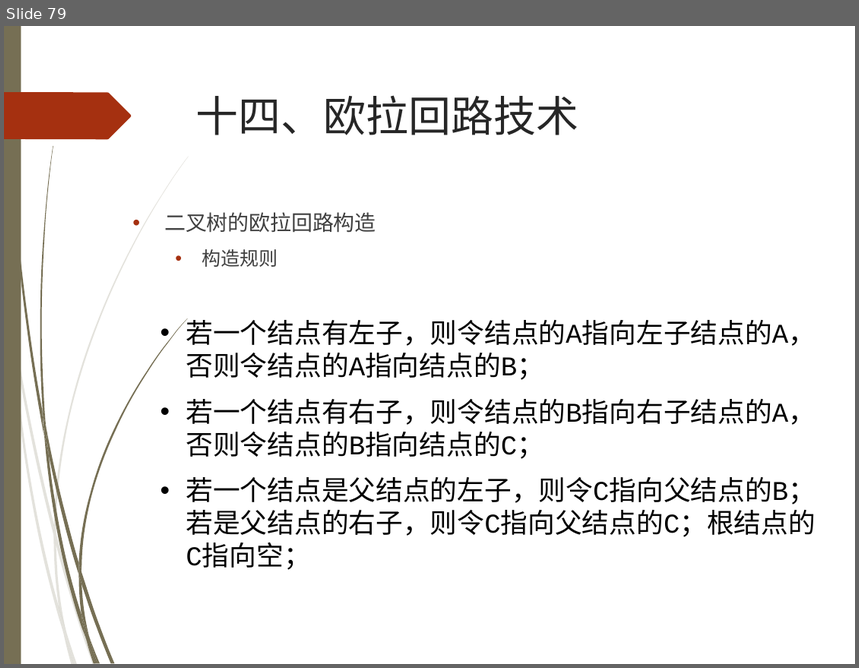
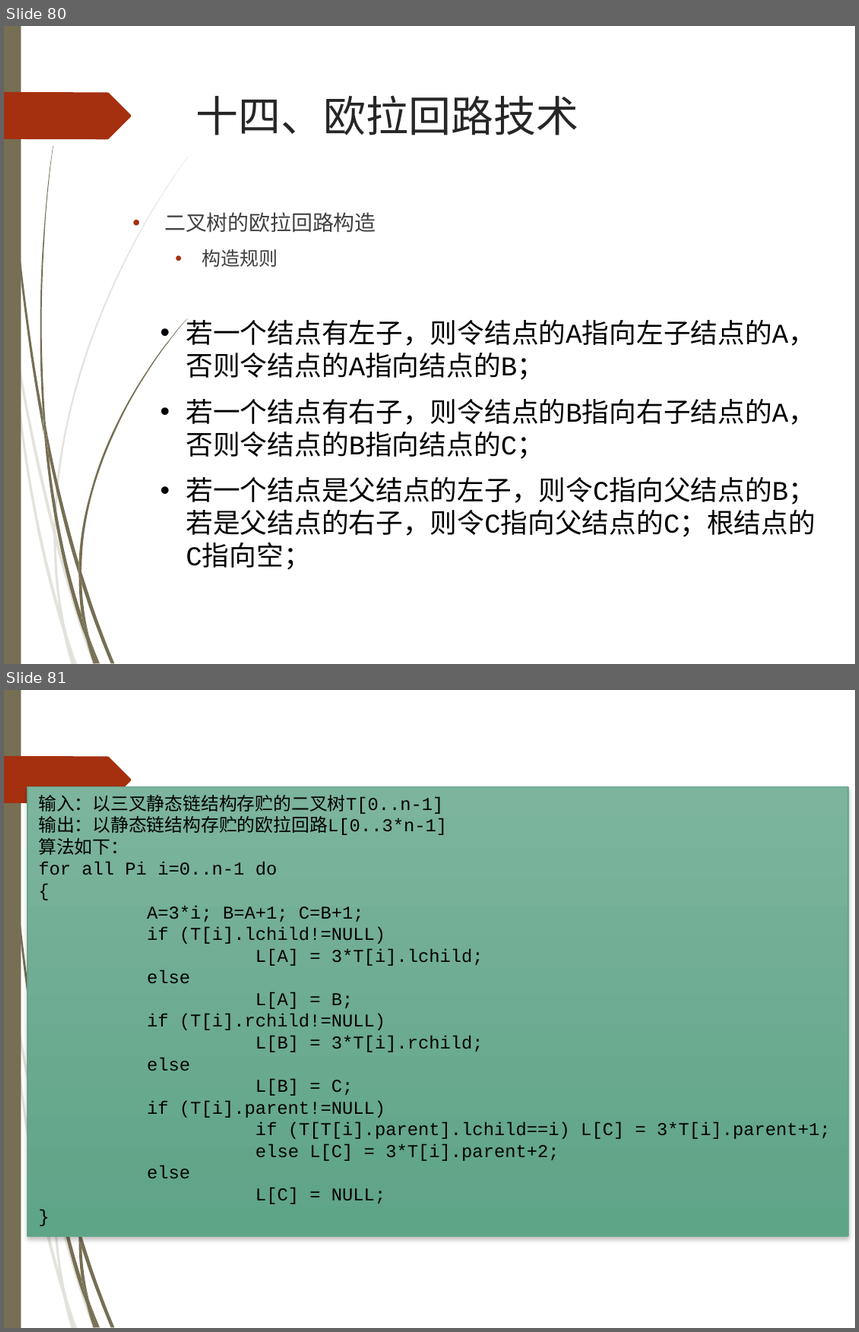
Before and after one commit to TeacherPeng/Parallel, a slide deck: 教案/并行算法.pptx. Shown one above the other, each under a label of ours: slide 79 before the commit, slides 80 and 81 after it. The pictures are 859x668 and 859x1332 pixels, drawn with LibreOffice and Linux fonts; fonts in the diff are those of the drawing; background and template pictures are left out. Boxes give left, top, right and bottom in pixels: in the first picture for what was removed or moved away, otherwise in the second. Text is boxed around its words. In the diff, an @@ line names an element or a change of style, - is before the commit and + after.

```diff
--- a/教案/并行算法.pptx
+++ b/教案/并行算法.pptx
@@ slide 81 added at [4, 690, 855, 1328], background picture (left out); not listed: 25 template elements that a slide beside it also shows @@
@@ rectangle added at [28, 787, 848, 1236], fill gradient #7DB59D to #5EA588, outline #65A48B 0.75 pt, 12 pt, text #000000 @@
+输入：以三叉静态链结构存贮的二叉树T[0..n-1]
+输出：以静态链结构存贮的欧拉回路L[0..3*n-1]
+算法如下：
+for all Pi i=0..n-1 do
+{
+A=3*i; B=A+1; C=B+1;
+if (T[i].lchild!=NULL)
+L[A] = 3*T[i].lchild;
+else
+L[A] = B;
+if (T[i].rchild!=NULL)
+L[B] = 3*T[i].rchild;
+else
+L[B] = C;
+if (T[i].parent!=NULL)
+if (T[T[i].parent].lchild==i) L[C] = 3*T[i].parent+1;
+else L[C] = 3*T[i].parent+2;
+else
+L[C] = NULL;
+}
@@ what was slide 79 is now slide 80 @@
```
Also in this commit, not shown: 1 slide changed, 2 other slides added.
